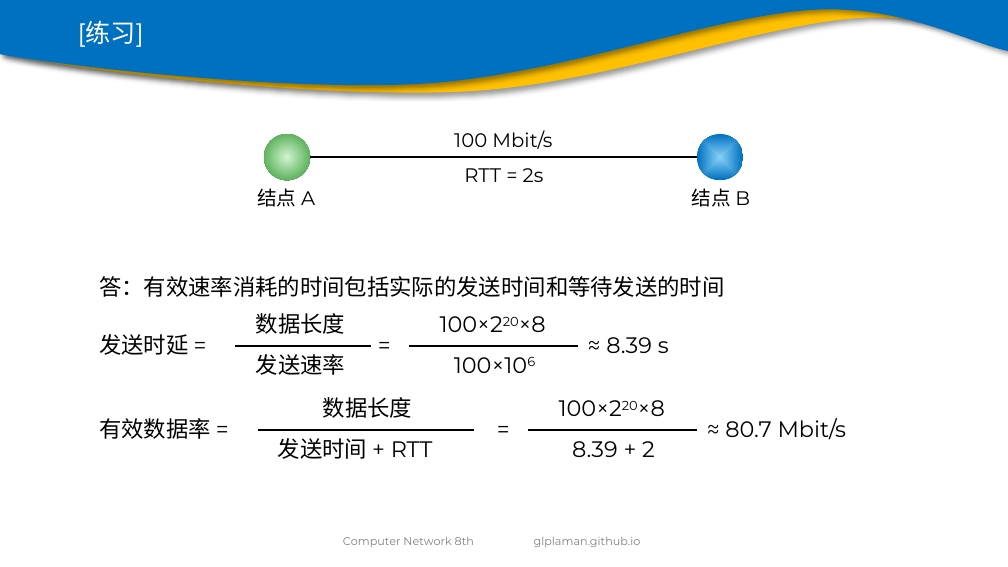
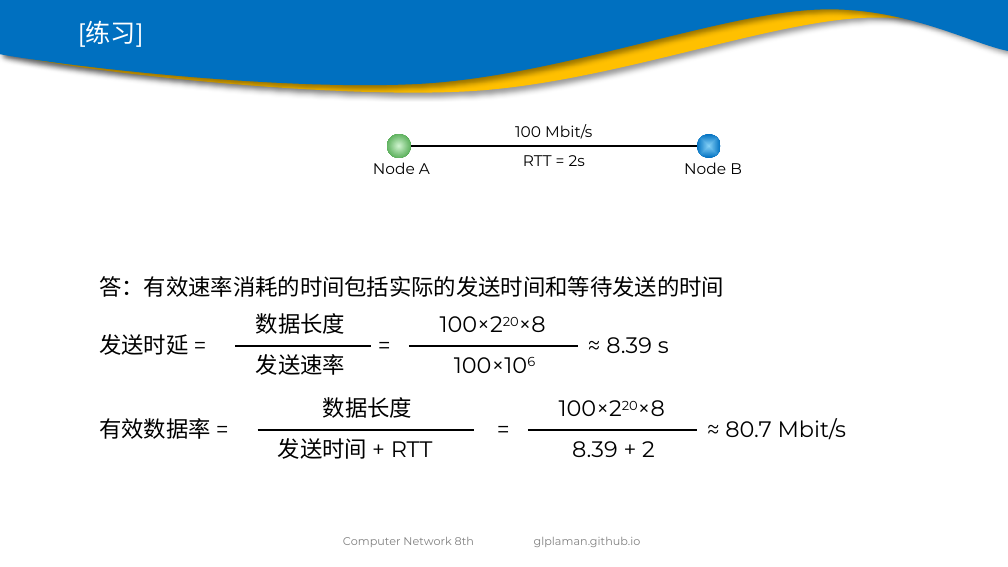
Before and after one commit to glplaman/glplaman.github.io, a slide deck: slide 87 of network/ppt/chap1.pptx. Drawn at 1008x567 pixels with LibreOffice and Linux fonts; fonts in the diff are those of the drawing; background and template pictures are left out. Boxes give left, top, right and bottom in pixels: in the first picture for what was removed or moved away, otherwise in the second. Text is boxed around its words. In the diff, an @@ line names an element or a change of style, - is before the commit and + after.

```diff
--- a/network/ppt/chap1.pptx
+++ b/network/ppt/chap1.pptx
@@ text "100 Mbit/s": place and size @@
-text "100 Mbit/s" at box(454, 130, 552, 149)
+text "100 Mbit/s" at box(515, 124, 592, 139)
@@ text "100 Mbit/s" at box(515, 124, 592, 139): size 14 to 11 pt @@
@@ ellipse: place and size @@
-ellipse at box(264, 134, 310, 180)
+ellipse at box(387, 134, 411, 158)
@@ line moved from (310, 157) - (697, 157) to (411, 146) - (697, 146) @@
@@ text "RTT = 2s" at box(523, 155, 585, 166): size 14 to 11 pt @@
@@ text "RTT = 2s": place and size @@
-text "RTT = 2s" at box(464, 168, 544, 182)
+text "RTT = 2s" at box(523, 155, 585, 166)
@@ ellipse: place and size @@
-ellipse at box(697, 134, 743, 180)
+ellipse at box(697, 134, 721, 158)
@@ text at box(373, 162, 430, 174): text changed; size 14 to 11 pt @@
-结点 A
+Node A
@@ text at box(684, 162, 742, 174): text changed; size 14 to 11 pt @@
-结点 B
+Node B
```
Also in this commit, not shown: 13 other slides changed, 47 other files.
